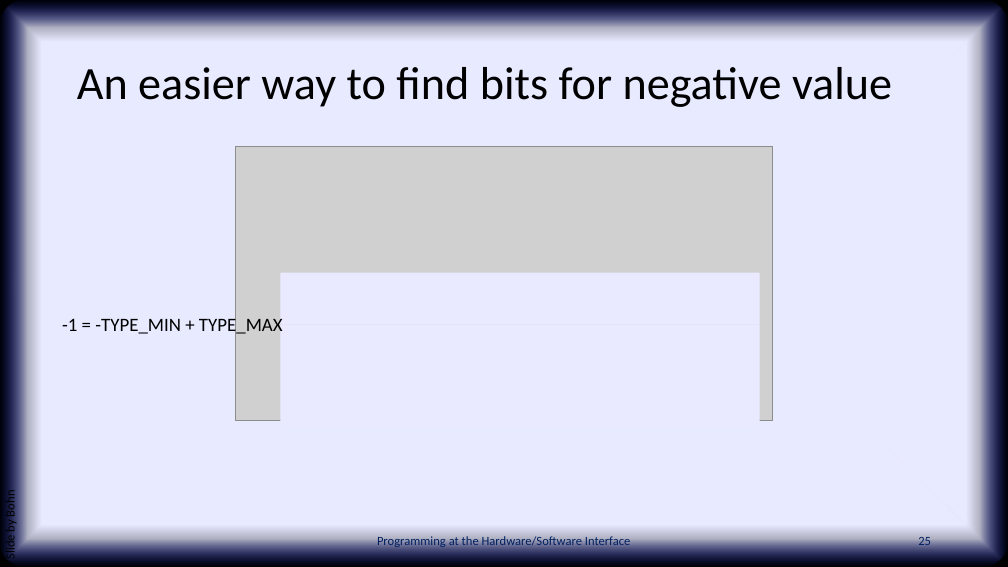
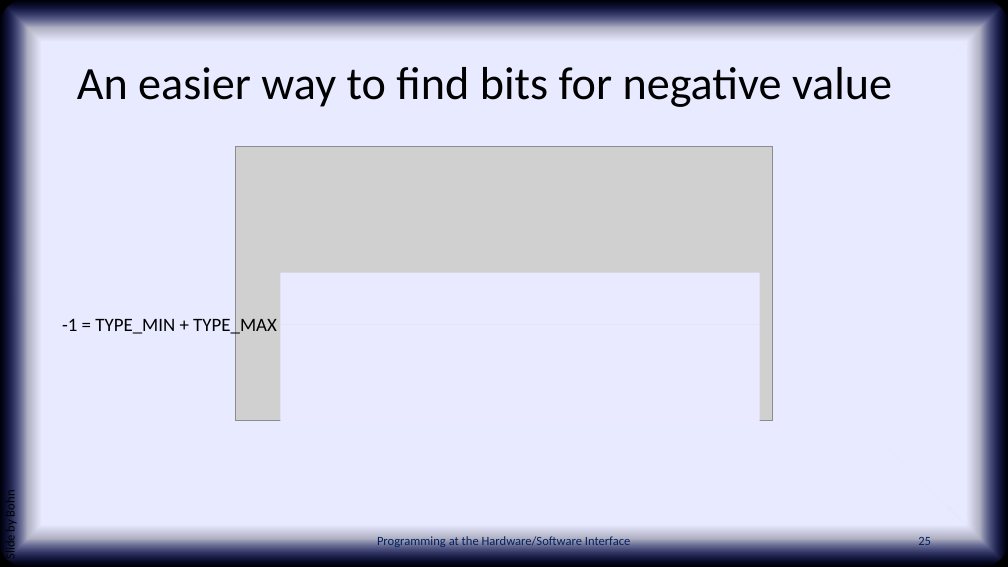
Before and after one commit to PHSI-supplements/slides, a slide deck: slide 25 of chap03.pptx. Drawn at 1008x567 pixels with LibreOffice and Linux fonts; fonts in the diff are those of the drawing; grey boxes stand for pictures; background and template pictures are left out. Boxes give left, top, right and bottom in pixels: in the first picture for what was removed or moved away, otherwise in the second. Text is boxed around its words. In the diff, an @@ line names an element or a change of style, - is before the commit and + after.

```diff
--- a/chap03.pptx
+++ b/chap03.pptx
@@ text at bbox=[62, 316, 277, 337]: text changed @@
--1 = -TYPE_MIN + TYPE_MAX
+-1 = TYPE_MIN + TYPE_MAX
```
Also in this commit, not shown: 2 other slides changed, 2 other files.
